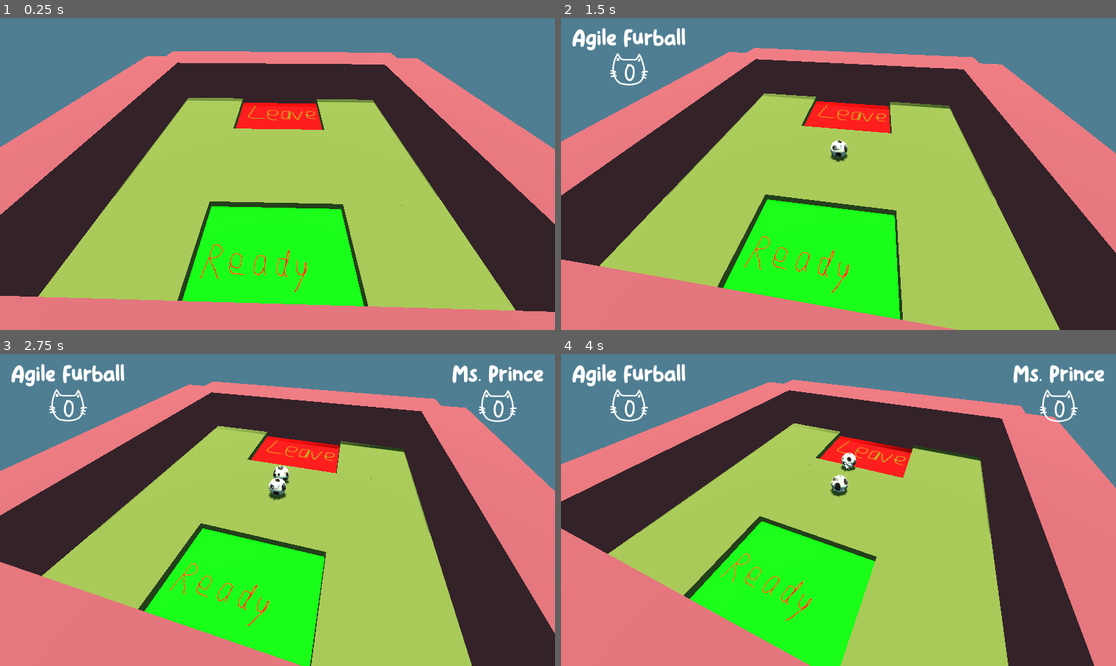
Above: before the commit, frames 1-4 (two rows, left to right).
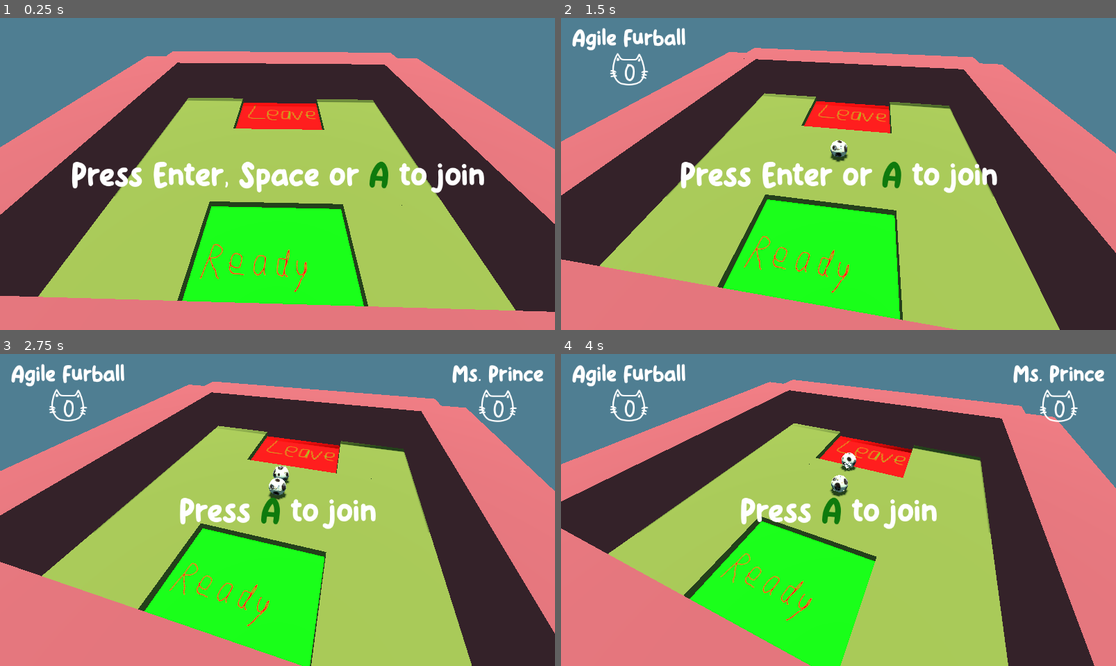
Above: after the commit, the same moments.

Repository: HedgeLizards/ggj24
Game: Godot game, scene res://scenes/main.tscn
Same seed, same stepped clock (60 frames per second), same inputs: the game is played once before the commit and once after it.
Inputs (mouse positions are in pixels of both pictures, inside the frame that each line leads up to):
- Up to frame 1 (0.25 s): no input
- Up to frame 2 (1.5 s): tap Enter at 0.5, 1.25 s; move the mouse to (960, 158) at 0.52 s; tap W (join_0) at 0.6, 1.35 s; move the mouse to (727, 189) at 1.27 s
- Up to frame 3 (2.75 s): tap Enter at 2 s; move the mouse to (333, 441) at 2.02 s; tap Up (join_1) at 2.1 s; tap W (join_0) at 2.3 s
- Up to frame 4 (4 s): move the mouse to (810, 572) at 2.77 s; tap W (join_0) at 2.85, 3.6 s; move the mouse to (1005, 556) at 3.52 s

The runs differ from the first frame. In frame 1, 2.6% of the frame differs, in the area x 12-88%, y 45-57%; in frame 2, 2.0%; in frame 3, 1.3%; in frame 4, 1.3%.

Commit message:
Block movement while starting + Start and End timers and notices + Join notice

Diff:
--- a/code/input_handler.gd
+++ b/code/input_handler.gd
@@ -9,24 +9,18 @@
 var players = [null, null, null, null]
 
 var can_add_players = true
-
-#func _ready():
-	#add_or_remove_player(-2)
-	#add_or_remove_player(-1)
+var can_move_players = true
 
 func _input(event):
 	if event is InputEventKey && event.pressed:
-
-		if event.is_action('join_0'):
+		if event.keycode == KEY_ESCAPE:
+			stop_round.emit()
+		elif event.is_action('join_0'):
 			add_player(-2)
 		elif event.is_action('join_1'):
 			add_player(-1)
 	elif event is InputEventJoypadButton && event.pressed && event.button_index == JOY_BUTTON_A:
 		add_player(event.device)
-
-	if event is InputEventKey && event.pressed && event.keycode == KEY_ESCAPE:
-		stop_round.emit()
-
 	elif event is InputEventJoypadMotion:
 		for player in players:
 			if player != null && player.device == event.device:
@@ -39,17 +33,16 @@
 				break
 
 func add_player(device):
-
 	if !can_add_players:
 		return
 
 	var first_free_index
+
 	for i in players.size():
 		if players[i] == null:
 			if first_free_index == null:
 				first_free_index = i
 		elif players[i].device == device:
-
 			return
 
 	if first_free_index != null:
@@ -64,8 +57,9 @@
 	players[index] = null
 
 func movement_vector(index):
-	if !players[index]:
-		return Vector2(0, 0)
+	if !can_move_players || players[index] == null:
+		return Vector2.ZERO
+
 	if players[index].device >= 0:
 		return players[index].vector.limit_length().rotated(rotation)
 
--- a/code/main.gd
+++ b/code/main.gd
@@ -1,10 +1,9 @@
 extends Node3D
 
 
-enum State { LOBBY, PLAYING }
+enum State { LOBBY, STARTING, PLAYING }
 
 var state: State = State.LOBBY
-var dry_players := 0
 
 var Cat = preload("res://scenes/cat.tscn")
 var Lobby = preload("res://scenes/levels/lobby.tscn")
@@ -31,39 +30,36 @@
 		player.go_to(spawn.global_position)
 		player.dry = true
 		$UI.update_player_dry(player.player_id, true)
-	dry_players = %Players.get_child_count()
 
 func start_game():
 	InputHandler.can_add_players = false
-	state = State.PLAYING
+	InputHandler.can_move_players = false
+	state = State.STARTING
 	var level = levels.pick_random().instantiate()
 	open_level(level)
+	$UI.show_notice('Ready...', 1.5)
+	$StartTimer.start()
 
-func _on_lobby_player_ready(id):
+func _on_lobby_player_ready(_id):
 	var ready_players: int = $Level/Lobby.ready_players().size()
-	if ready_players > 1 && ready_players == %Players.get_children().size():
-		start_game()
+	if ready_players > 1 && ready_players == %Players.get_child_count():
+		start_game.call_deferred()
 
 func _on_player_joined(id):
 	if state != State.LOBBY:
 		return
-	print("meow")
 	var cat = Cat.instantiate()
 	cat.player_id = id
 	%Players.add_child(cat)
 	cat.go_to(Vector3(0, 5, 0))
+	update_join_notice()
 
 func _on_in_game_body_exited(body):
-	if state != State.PLAYING:
-		return
 	body.get_parent().dry = false
 
 	$UI.update_player_dry(body.get_parent().player_id, false)
 
-	dry_players -= 1
-
-	#if dry_players == 0:
-		#return
+	var dry_players = []
 
 	for player in %Players.get_children():
 		if player.dry:
@@ -71,8 +67,12 @@
 
 			$UI.update_player_score(player.player_id, player.score)
 
-	if dry_players <= 1:
-		start_game()
+			dry_players.push_back(player)
+
+	if dry_players.size() == 1:
+		$UI.show_notice('%s WINS' % $UI.players[dry_players[0].player_id].get_node('Name').text, 3)
+
+		$EndTimer.start()
 
 func _physics_process(delta):
 	%CameraBase.rotation.y += delta / 10
@@ -84,15 +84,65 @@
 	InputHandler.remove_player(player.player_id)
 	$UI.remove_player(player.player_id)
 	player.queue_free()
+	update_join_notice()
 
 func start_lobby():
 	state = State.LOBBY
 	InputHandler.can_add_players = true
+	InputHandler.can_move_players = true
 	var lobby = Lobby.instantiate()
 	open_level(lobby)
 	lobby.player_leave.connect(_on_lobby_player_leave)
 	lobby.player_ready.connect(_on_lobby_player_ready)
-
+	update_join_notice()
 
 func _stop_round():
+	$StartTimer.stop()
+	$EndTimer.stop()
 	start_lobby.call_deferred()
+
+func _on_start_timer_timeout():
+	InputHandler.can_move_players = true
+	state = State.PLAYING
+	$UI.show_notice("LET'S ROLL", 1.5)
+
+func _on_end_timer_timeout():
+	start_game()
+
+func update_join_notice():
+	var player_slots_available = 4
+	var player_right_available = true
+	var player_left_available = true
+
+	for player in InputHandler.players:
+		if player != null:
+			player_slots_available -= 1
+
+			match player.device:
+				-1:
+					player_right_available = false
+				-2:
+					player_left_available = false
+
+	if player_slots_available == 0:
+		$UI.hide_notice()
+
+		return
+
+	var notice = 'Press'
+
+	if player_right_available:
+		notice += ' Enter'
+
+	if player_right_available && player_left_available:
+		notice += ','
+
+	if player_left_available:
+		notice += ' Space'
+
+	if player_left_available || player_right_available:
+		notice += ' or'
+
+	notice += ' [color=#0e7a0d]A[/color] to join'
+
+	$UI.show_notice(notice)
--- a/code/player.gd
+++ b/code/player.gd
@@ -3,7 +3,7 @@
 const speed: float = 100
 const max_speed: float = 100
 
-func _integrate_forces(state):
+func _integrate_forces(_state):
 	var current_speed := Vector2(linear_velocity.x, linear_velocity.z)
 	var movement: Vector2 = InputHandler.movement_vector($"..".player_id) * speed
 	if movement.x < 0 && current_speed.x < -max_speed || movement.x > 0 && current_speed.x > max_speed:
--- a/code/ui.gd
+++ b/code/ui.gd
@@ -10,8 +10,11 @@
 			label.get_theme_font_size('font_size') * screen_scale
 		)
 
+	$Notice.add_theme_font_size_override('normal_font_size',
+		$Notice.get_theme_font_size('normal_font_size') * screen_scale
+	)
+
 	InputHandler.player_joined.connect(add_player)
-	#InputHandler.player_left.connect(remove_player)
 
 func add_player(index):
 	players[index].visible = true
@@ -33,10 +36,14 @@
 	tween.tween_property(label, 'scale', Vector2.ONE * 1.5, 0.2)
 	tween.tween_property(label, 'scale', Vector2.ONE, 0.2)
 
-func show_notice(notice):
+func show_notice(notice, seconds = null):
 	$Notice.text = notice
+	$Notice.modulate.a = 1
 
-	create_tween().set_trans(Tween.TRANS_SINE).tween_property($Notice, 'modulate:a', 1, 0.2)
+	if seconds != null:
+		$NoticeTimer.start(seconds)
+	elif !$NoticeTimer.is_stopped():
+		$NoticeTimer.stop()
 
 func hide_notice():
 	create_tween().set_trans(Tween.TRANS_SINE).tween_property($Notice, 'modulate:a', 0, 0.2)
--- a/scenes/main.tscn
+++ b/scenes/main.tscn
@@ -47,4 +47,14 @@
 transform = Transform3D(1, 0, 0, 0, 1, 0, 0, 0, 1, 0, 110, 0)
 shape = SubResource("BoxShape3D_73ekn")
 
+[node name="StartTimer" type="Timer" parent="."]
+wait_time = 2.5
+one_shot = true
+
+[node name="EndTimer" type="Timer" parent="."]
+wait_time = 4.0
+one_shot = true
+
 [connection signal="body_exited" from="InGame" to="." method="_on_in_game_body_exited"]
+[connection signal="timeout" from="StartTimer" to="." method="_on_start_timer_timeout"]
+[connection signal="timeout" from="EndTimer" to="." method="_on_end_timer_timeout"]
--- a/scenes/ui.tscn
+++ b/scenes/ui.tscn
@@ -96,8 +96,7 @@
 theme_override_font_sizes/font_size = 72
 horizontal_alignment = 1
 
-[node name="Notice" type="Label" parent="."]
-modulate = Color(1, 1, 1, 0)
+[node name="Notice" type="RichTextLabel" parent="."]
 anchors_preset = 8
 anchor_left = 0.5
 anchor_top = 0.5
@@ -109,10 +108,18 @@
 offset_bottom = 11.5
 grow_horizontal = 2
 grow_vertical = 2
-theme_override_fonts/font = ExtResource("1_i4sjb")
-theme_override_font_sizes/font_size = 60
+theme_override_fonts/normal_font = ExtResource("1_i4sjb")
+theme_override_font_sizes/normal_font_size = 72
+bbcode_enabled = true
+text = "tekst"
+fit_content = true
+autowrap_mode = 0
+
+[node name="NoticeTimer" type="Timer" parent="."]
+one_shot = true
 
 [connection signal="visibility_changed" from="Player1" to="Player1" method="_on_visibility_changed"]
 [connection signal="visibility_changed" from="Player2" to="Player2" method="_on_visibility_changed"]
 [connection signal="visibility_changed" from="Player3" to="Player3" method="_on_visibility_changed"]
 [connection signal="visibility_changed" from="Player4" to="Player4" method="_on_visibility_changed"]
+[connection signal="timeout" from="NoticeTimer" to="." method="hide_notice"]
